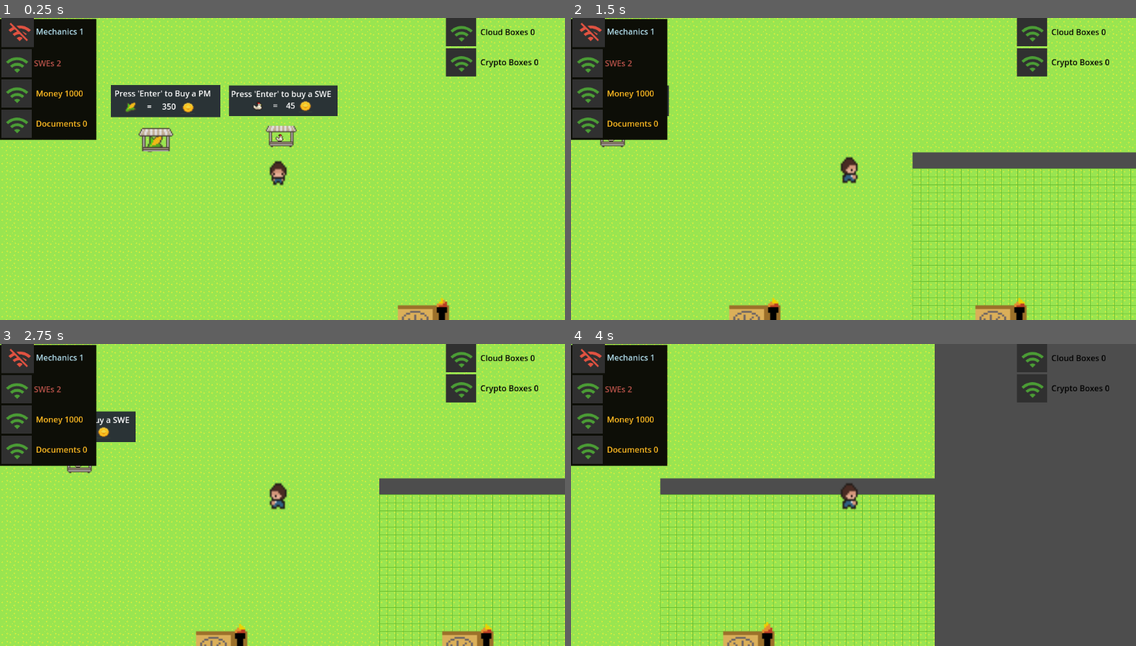
Above: before the commit, frames 1-4 (two rows, left to right).
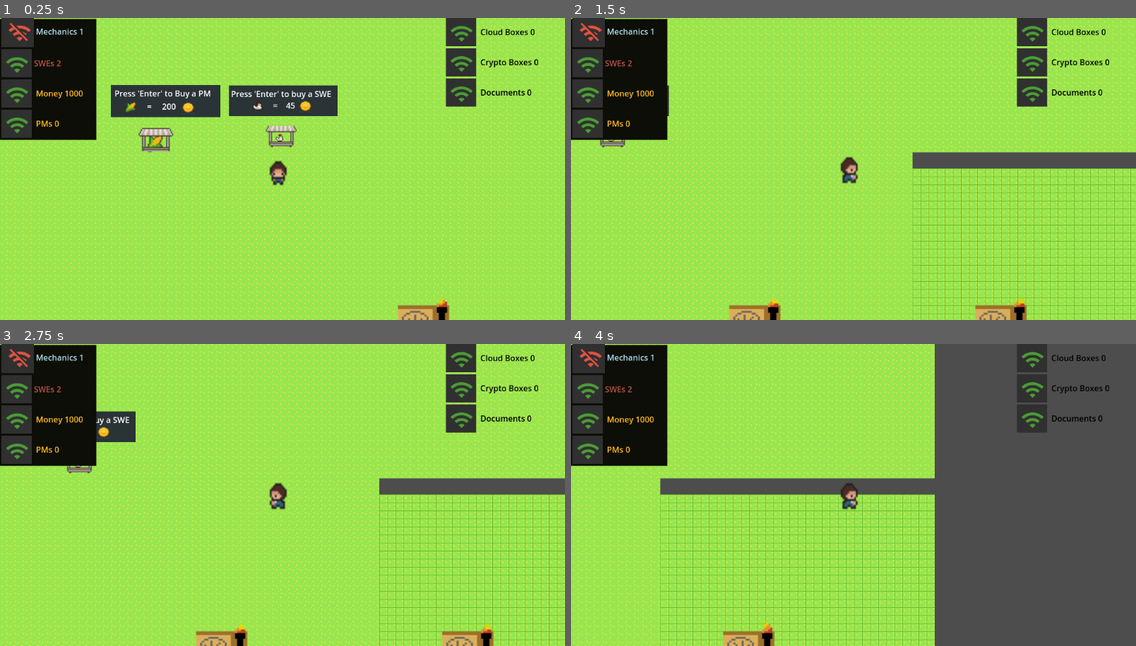
Above: after the commit, the same moments.

Repository: jeffreytsaw1/crusoe-hackathon
Game: Godot game, scene res://world.tscn
Same seed, same stepped clock (60 frames per second), same inputs: the game is played once before the commit and once after it. This scene is started directly instead of the project's main scene.
Inputs:
- Up to frame 1 (0.25 s): no input
- Up to frame 2 (1.5 s): tap Enter (ui_accept) at 0.5, 0.77, 1.25 s; hold Right (ui_right) from 0.53 s (still down)
- Up to frame 3 (2.75 s): tap Enter (ui_accept) at 1.52, 2 s; release Right (ui_right) at 2.03 s; hold Left (ui_left) from 2.03 s (still down)
- Up to frame 4 (4 s): tap Enter (ui_accept) at 2.75, 3.02, 3.5, 3.77 s; release Left (ui_left) at 2.78 s; hold Right (ui_right) from 2.78 s (still down)

The runs differ from the first frame. In frame 1, 0.8% of the frame differs, in the area x 6-95%, y 19-36%; in frame 2, 0.7%; in frame 3, 0.7%; in frame 4, 0.7%.

Commit message:
fix pm labelling stuff

Diff:
--- a/docsLabel.gd
+++ b/docsLabel.gd
@@ -7,5 +7,5 @@
 	update()
 
 func update():
-	var bbcode_text = "[img]res://cloud_up.png[/img] [color=#ffbb22] Documents " + str(Global.documents) +" [/color]"
+	var bbcode_text = "[img]res://cloud_up.png[/img] [color=#000000] Documents " + str(Global.documents) +" [/color]"
 	self.text = bbcode_text
--- a/pmhiring.gd
+++ b/pmhiring.gd
@@ -1,6 +1,6 @@
 extends StaticBody2D
 
-var pms_cost = 350
+var pms_cost = 200
 var interactable_body = null
 
 # Called when the node enters the scene tree for the first time.
--- a/pmhiring.tscn
+++ b/pmhiring.tscn
@@ -124,7 +124,7 @@
 offset_top = 31.0
 offset_right = 191.0
 offset_bottom = 64.0
-text = "         =     350"
+text = "         =     200"
 
 [connection signal="body_entered" from="Area2D" to="." method="_on_area_2d_body_entered"]
 [connection signal="body_exited" from="Area2D" to="." method="_on_area_2d_body_exited"]
--- /dev/null
+++ b/pmsLabel.gd
@@ -0,0 +1,11 @@
+extends RichTextLabel
+
+func _ready():
+	update()
+
+func _process(_delta):
+	update()
+
+func update():
+	var bbcode_text = "[img]res://cloud_up.png[/img] [color=#ffbb22] PMs " + str(Global.num_pms) +" [/color]"
+	text = bbcode_text
--- a/world.tscn
+++ b/world.tscn
@@ -11,6 +11,7 @@
 [ext_resource type="Script" path="res://moneyLabel.gd" id="9_wnhuu"]
 [ext_resource type="Script" path="res://StatTotalHashrate.gd" id="10_3h4jj"]
 [ext_resource type="Script" path="res://docsLabel.gd" id="10_oca71"]
+[ext_resource type="Script" path="res://pmsLabel.gd" id="10_ydnty"]
 [ext_resource type="Script" path="res://StatCloudBoxes.gd" id="11_t67vh"]
 [ext_resource type="Script" path="res://StatTotalHashrateCapacity.gd" id="12_srdhx"]
 [ext_resource type="Script" path="res://StatActiveGPUs.gd" id="12_x2x01"]
@@ -147,12 +148,12 @@
 script = ExtResource("9_wnhuu")
 metadata/_edit_use_anchors_ = true
 
-[node name="docsLabel" type="RichTextLabel" parent="CanvasLayer/Control/VBoxContainer"]
-layout_mode = 2
-bbcode_enabled = true
-text = "Docs Label"
-fit_content = true
-script = ExtResource("10_oca71")
+[node name="pmsLabel" type="RichTextLabel" parent="CanvasLayer/Control/VBoxContainer"]
+layout_mode = 2
+bbcode_enabled = true
+text = "PMs Label"
+fit_content = true
+script = ExtResource("10_ydnty")
 
 [node name="CanvasLayer2" type="CanvasLayer" parent="."]
 layer = 0
@@ -215,6 +216,13 @@
 fit_content = true
 script = ExtResource("13_wqrwc")
 
+[node name="docsLabel" type="RichTextLabel" parent="CanvasLayer2/Control/GlobalStats"]
+layout_mode = 2
+bbcode_enabled = true
+text = "Docs Label"
+fit_content = true
+script = ExtResource("10_oca71")
+
 [node name="swehiring" parent="." instance=ExtResource("14_t1c03")]
 position = Vector2(-114, -93)
 
Not shown: 1 places in world.tscn that only renumber resources
